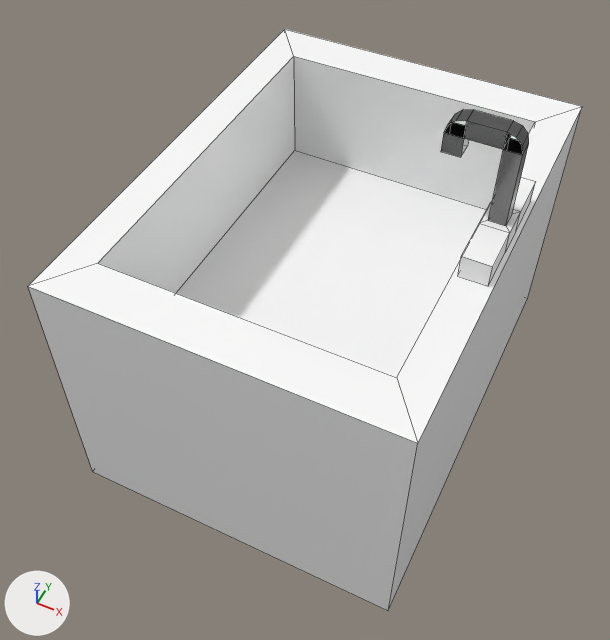
A saved change to the FBX model vis/Assets/Prefabs/My_own_models/FBX/Basin.fbx.
The view is the same before and after, from a 50 mm lens placed at (0.218, -0.49, 0.562), pointed at (-0.003, -0.049, 0.011). Every picture has the same lights, and +X, +Y and +Z are marked at lower left. The picture after the commit comes second. Mesh edges are drawn as thin lines. Vertices at exactly the same position are counted once.

The first picture shows 'Basin', 'Tap'.
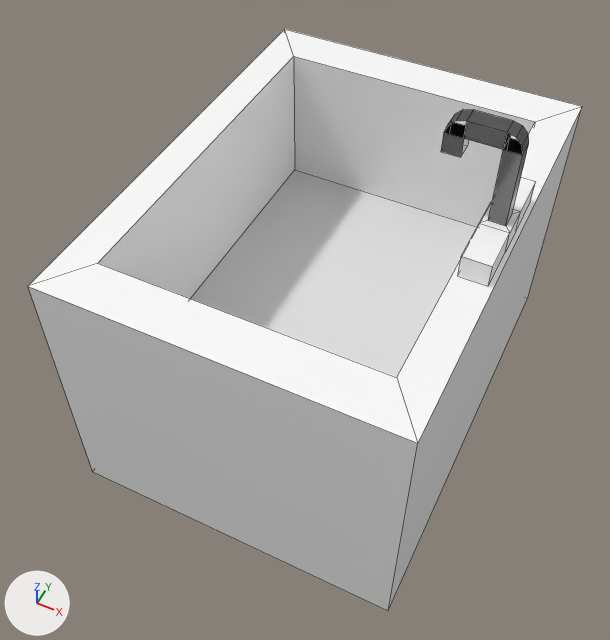
Edits to the bpy script that builds the scene:
```text
Change me_cube_001:
    where me_cube_001.from_pydata(...)  # 16 vertices, 14 faces; spans x -0.15..0.15, y -0.2..0.2, z -0.125..0.125
    used by ob_basin; location = (0.0, 0.0, 0.0)
    before: 12 (-0.119, -0.159, 0.014), 13 (-0.119, 0.159, 0.014) at pixel (294, 150), 14 (0.119, 0.159, 0.014), 15 (0.119, -0.159, 0.014)
    me_cube_001 part 1
    add for i in [*range(12, 16)]: me_cube_001.vertices[i].co += Vector((0.0, 0.0, -0.042))
Add me_plane:
    me_plane.from_pydata([(-0.119, -0.159, -0.011), (0.119, -0.159, -0.011), (-0.119, 0.159, -0.011), (0.119, 0.159, -0.011)], [], [(2, 0, 1, 3)])
Add ob_watersurface:
    ob_watersurface = bpy.data.objects.new('WaterSurface', me_plane)
    ob_watersurface.location = (0.0, 0.0, 0.0)
```

Boxes [x1, y1, x2, y2] around the edits, measured in the pictures (610 x 640 px; the box of a moved part takes in the faces that stretch with it):
'WaterSurface', added
    after: [191, 170, 477, 377]
part 1 of me_cube_001, moved or reshaped
    before: [98, 56, 535, 377]
    after: [98, 56, 535, 299]
